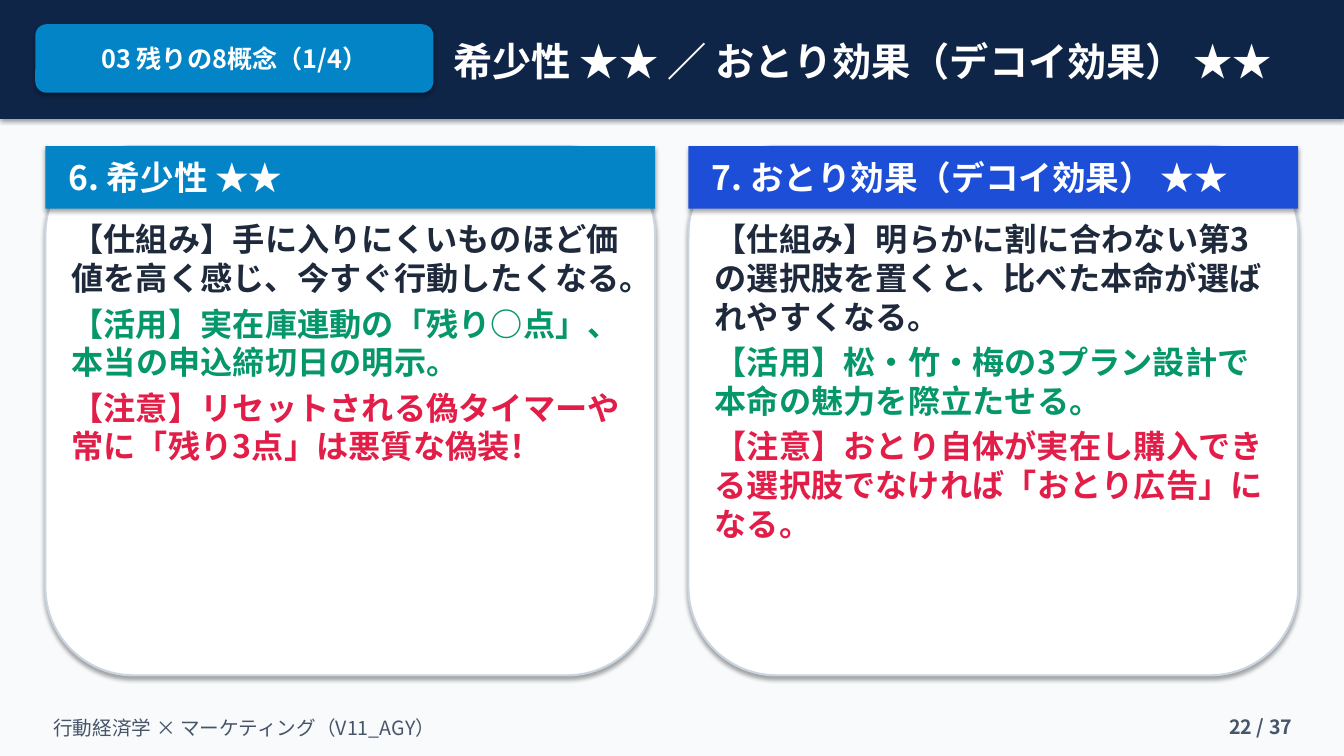
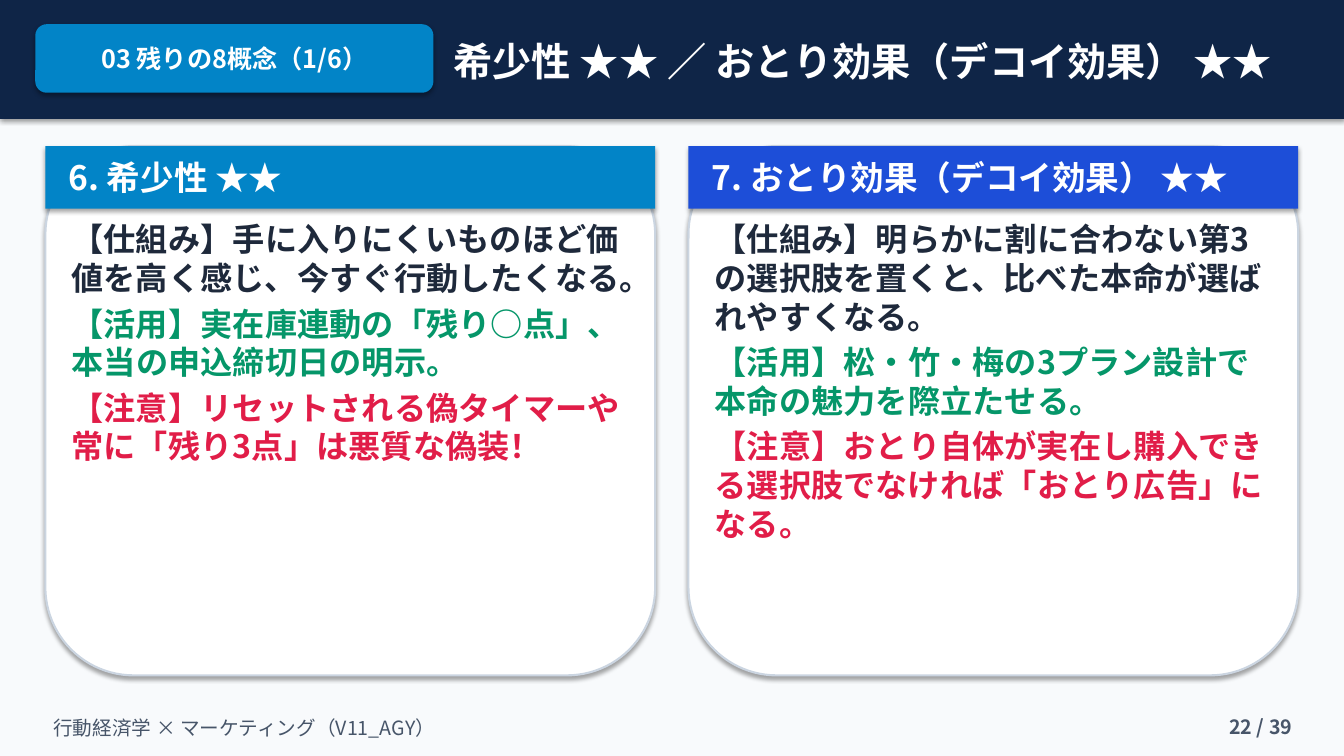
Before and after one commit to kkomatsu81/jns-slide-v11-agy, a slide deck: slide 22 of 融合版_V11_AGY.pptx. Drawn at 1344x756 pixels with LibreOffice and Linux fonts; fonts in the diff are those of the drawing. Boxes give left, top, right and bottom in pixels: in the first picture for what was removed or moved away, otherwise in the second. Text is boxed around its words. In the diff, an @@ line names an element or a change of style, - is before the commit and + after.

```diff
--- a/融合版_V11_AGY.pptx
+++ b/融合版_V11_AGY.pptx
@@ text in rounded rectangle at (x1=101, y1=46, x2=368, y2=73): text changed @@
-03 残りの8概念（1/4）
+03 残りの8概念（1/6）
@@ text at (x1=1229, y1=719, x2=1292, y2=735): text changed @@
-22 / 37
+22 / 39
```
Also in this commit, not shown: 35 other slides changed, 2 slides added.
